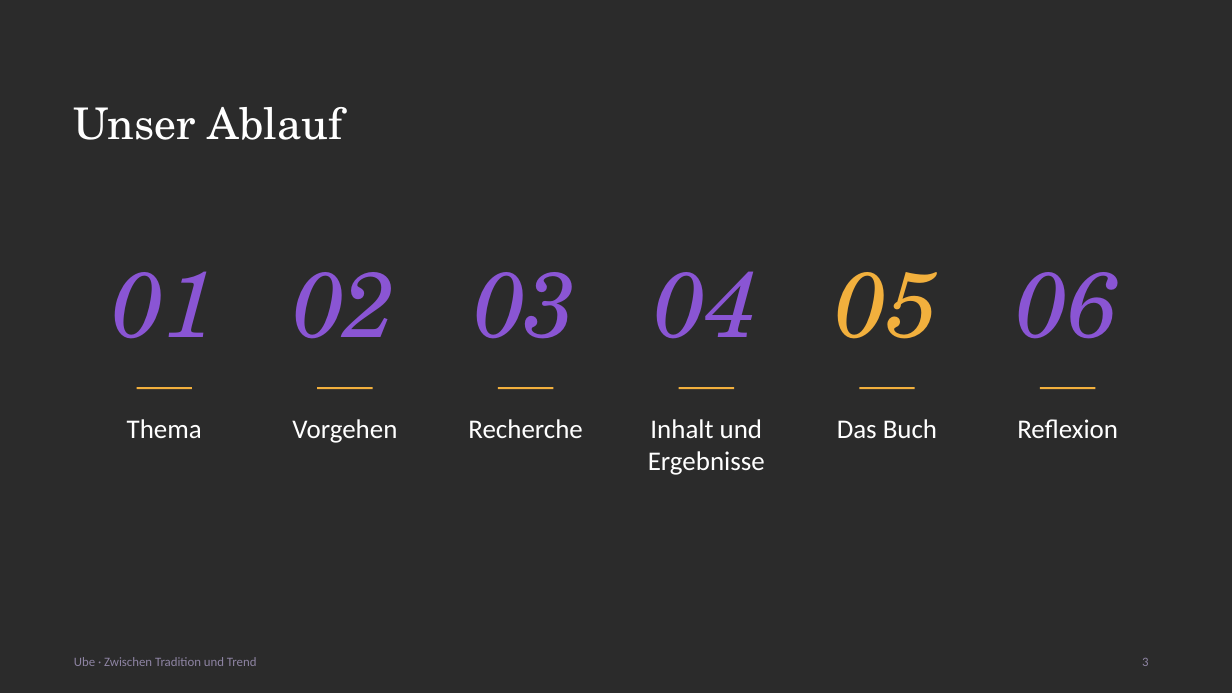
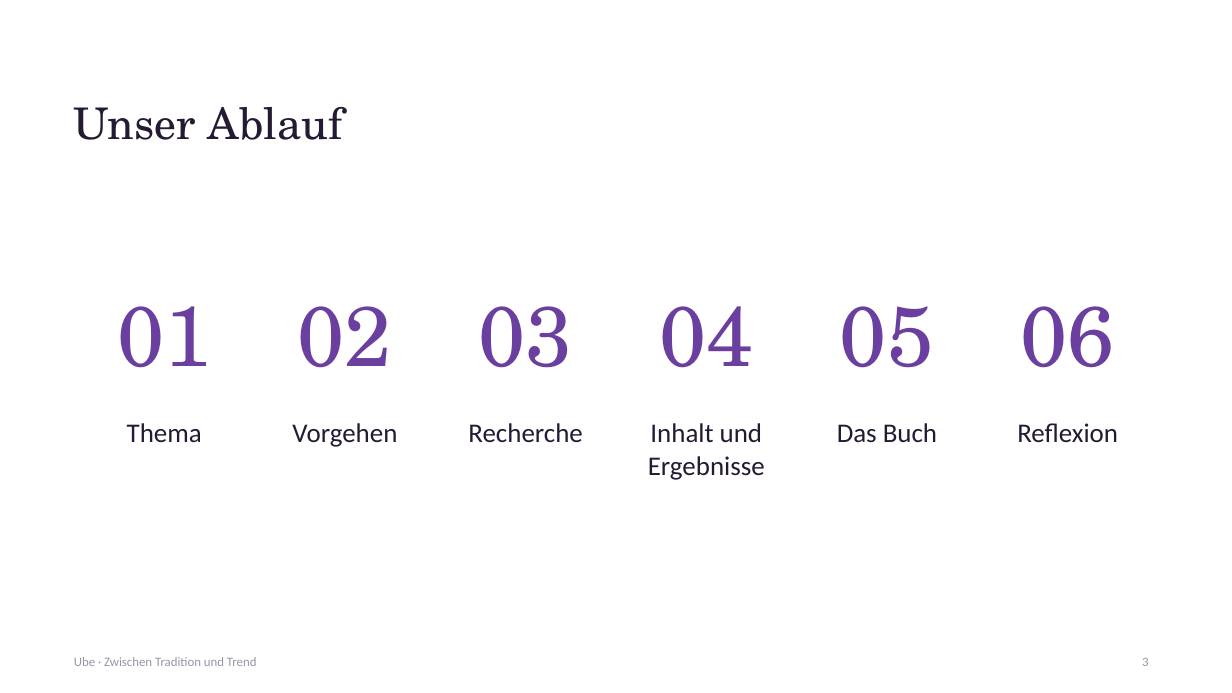
Before and after one commit to aezripeglow-collab/Ube-Sachbuch-Maturaarbeit, a slide deck: slide 3 of Ube Sachbuch Maturaarbeit/08 Präsentation/Ube_Maturapraesentation.pptx. Drawn at 1232x693 pixels with LibreOffice and Linux fonts; fonts in the diff are those of the drawing; background and template pictures are left out; a plain dark background stands for a picture behind light text. Boxes give left, top, right and bottom in pixels: in the first picture for what was removed or moved away, otherwise in the second. Text is boxed around its words. In the diff, an @@ line names an element or a change of style, - is before the commit and + after.

```diff
--- a/Ube Sachbuch Maturaarbeit/08 Präsentation/Ube_Maturapraesentation.pptx
+++ b/Ube Sachbuch Maturaarbeit/08 Präsentation/Ube_Maturapraesentation.pptx
@@ background picture (left out) to #FFFFFF @@
@@ text "01": place and size @@
-text "01" at <box>113,271,216,339</box>
+text "01" at <box>117,306,211,368</box>
@@ text "02": place and size @@
-text "02" at <box>294,272,397,339</box>
+text "02" at <box>298,306,392,368</box>
@@ text "03": place and size @@
-text "03" at <box>474,272,577,339</box>
+text "03" at <box>479,306,573,368</box>
@@ text "04": place and size @@
-text "04" at <box>655,271,758,339</box>
+text "04" at <box>659,306,753,368</box>
@@ text "05": place and size @@
-text "05" at <box>836,272,939,339</box>
+text "05" at <box>840,306,934,368</box>
@@ text "05" at <box>840,306,934,368</box>: size 72 to 66 pt, text colour #F2B03D to #6A3FA0, italic off @@
@@ size 72 to 66 pt, text colour #8A55D4 to #6A3FA0, italic off in 5 elements at <box>117,306,211,368</box>, <box>298,306,392,368</box>, <box>659,306,753,368</box>, <box>479,306,573,368</box>, <box>1021,306,1115,368</box> @@
@@ text "06": place and size @@
-text "06" at <box>1016,272,1119,339</box>
+text "06" at <box>1021,306,1115,368</box>
@@ line removed from (137, 388) to (192, 388) @@
@@ line removed from (317, 388) to (372, 388) @@
@@ line removed from (498, 388) to (554, 388) @@
@@ line removed from (678, 388) to (734, 388) @@
@@ line removed from (860, 388) to (915, 388) @@
@@ line removed from (1041, 388) to (1096, 388) @@
@@ text colour #FFFFFF to #241A33 in 7 elements at <box>74,107,343,140</box>, <box>127,423,202,442</box>, <box>292,423,397,447</box>, <box>468,423,582,442</box>, <box>648,423,765,480</box>, <box>837,423,937,442</box>, <box>1017,423,1118,442</box> @@
@@ text "Ube · Zwischen Tradition und ..." at <box>74,657,257,666</box>: text colour #8E84A3 to #9A93A8 @@
@@ page number at <box>1142,658,1148,666</box>: text colour #8E84A3 to #9A93A8 @@
```
Also in this commit, not shown: 24 other slides changed, 3 other files.
